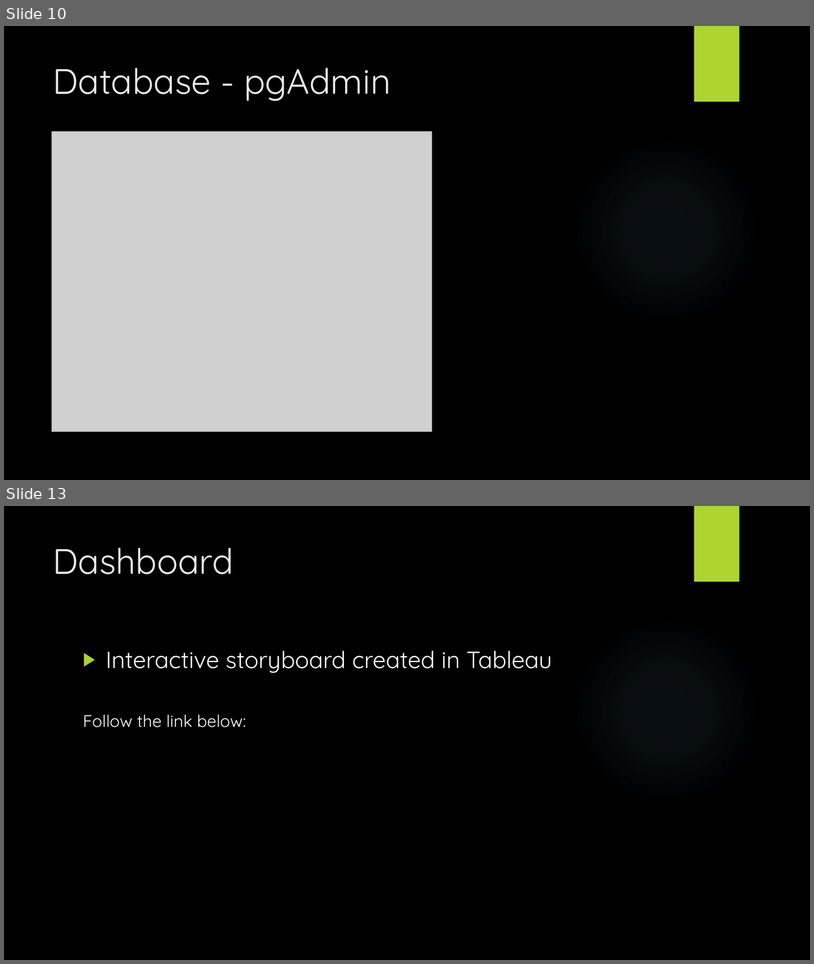
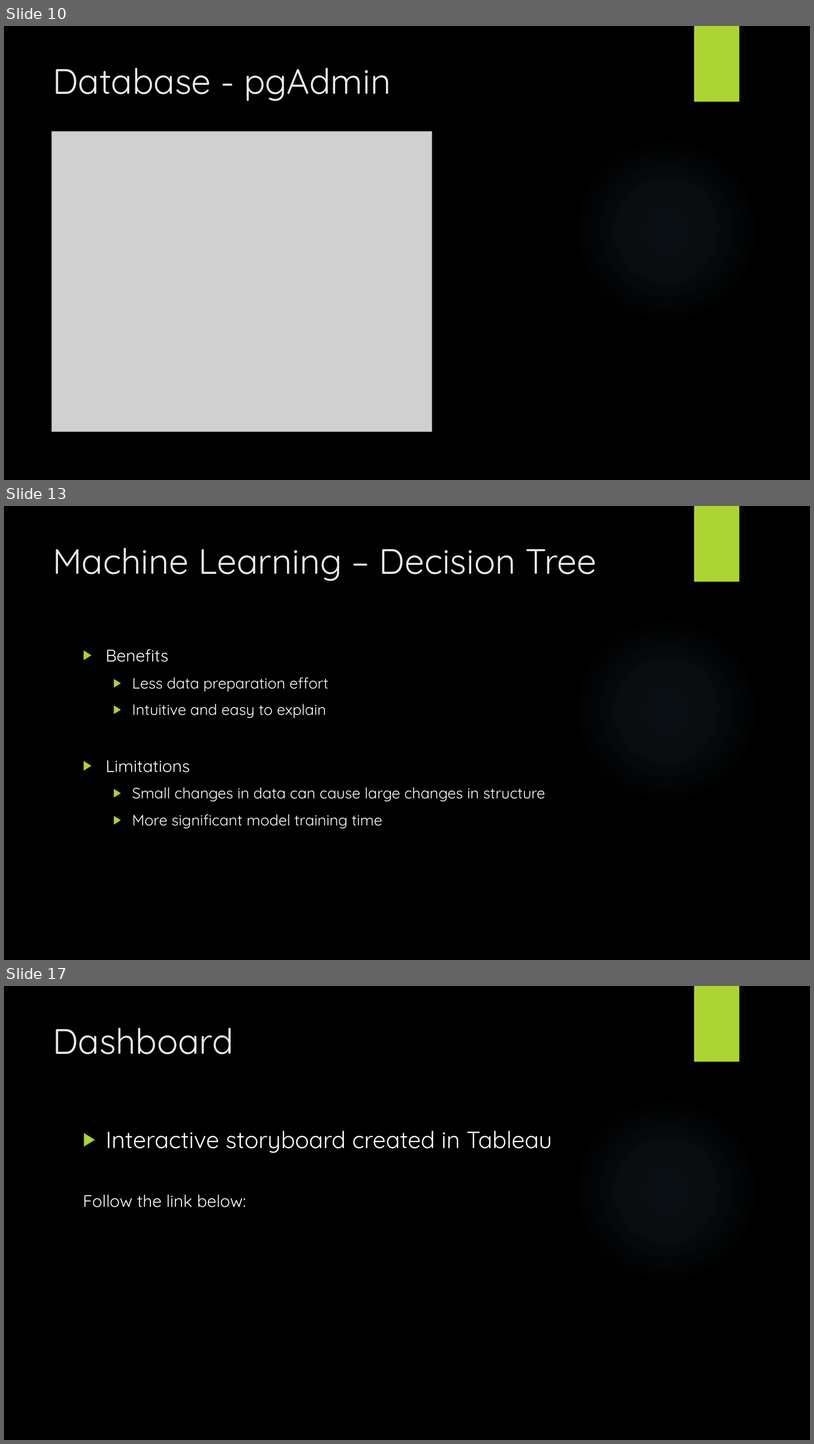
Before and after one commit to johnsetzer3/Disease_Prediction, a slide deck: Team_Code Blue Final Project.pptx. Shown one above the other, each under a label of ours: slides 10 and 13 before the commit, slides 10, 13 and 17 after it; the slides between them are not shown. The pictures are 814x964 and 814x1444 pixels, drawn with LibreOffice and Linux fonts; fonts in the diff are those of the drawing; grey boxes stand for pictures; background and template pictures are left out. Boxes give left, top, right and bottom in pixels: in the first picture for what was removed or moved away, otherwise in the second. Text is boxed around its words. In the diff, an @@ line names an element or a change of style, - is before the commit and + after.

```diff
--- a/Team_Code Blue Final Project.pptx
+++ b/Team_Code Blue Final Project.pptx
@@ slide 13 added at [4, 506, 810, 960], background picture (left out); not listed: 2 template elements that a slide beside it also shows @@
@@ title added at [53, 547, 597, 581], 42 pt, text #EBEBEB @@
+Machine Learning – Decision Tree
@@ text added at [106, 649, 545, 828], 18 pt, text #FFFFFF @@
+▶ Benefits
+  ▶ Less data preparation effort
+  ▶ Intuitive and easy to explain
+▶ Limitations
+  ▶ Small changes in data can cause large changes in structure
+  ▶ More significant model training time
@@ what was slide 13 is now slide 17 @@
```
Also in this commit, not shown: 4 slides changed, 3 other slides added, 1 other file.
